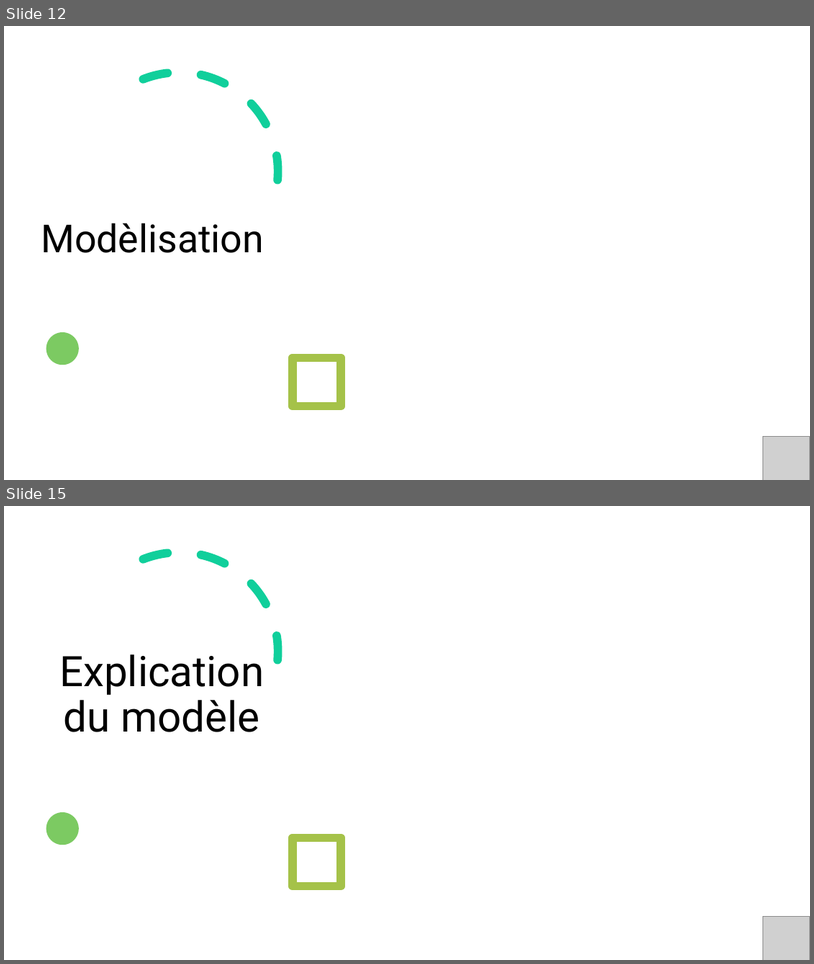
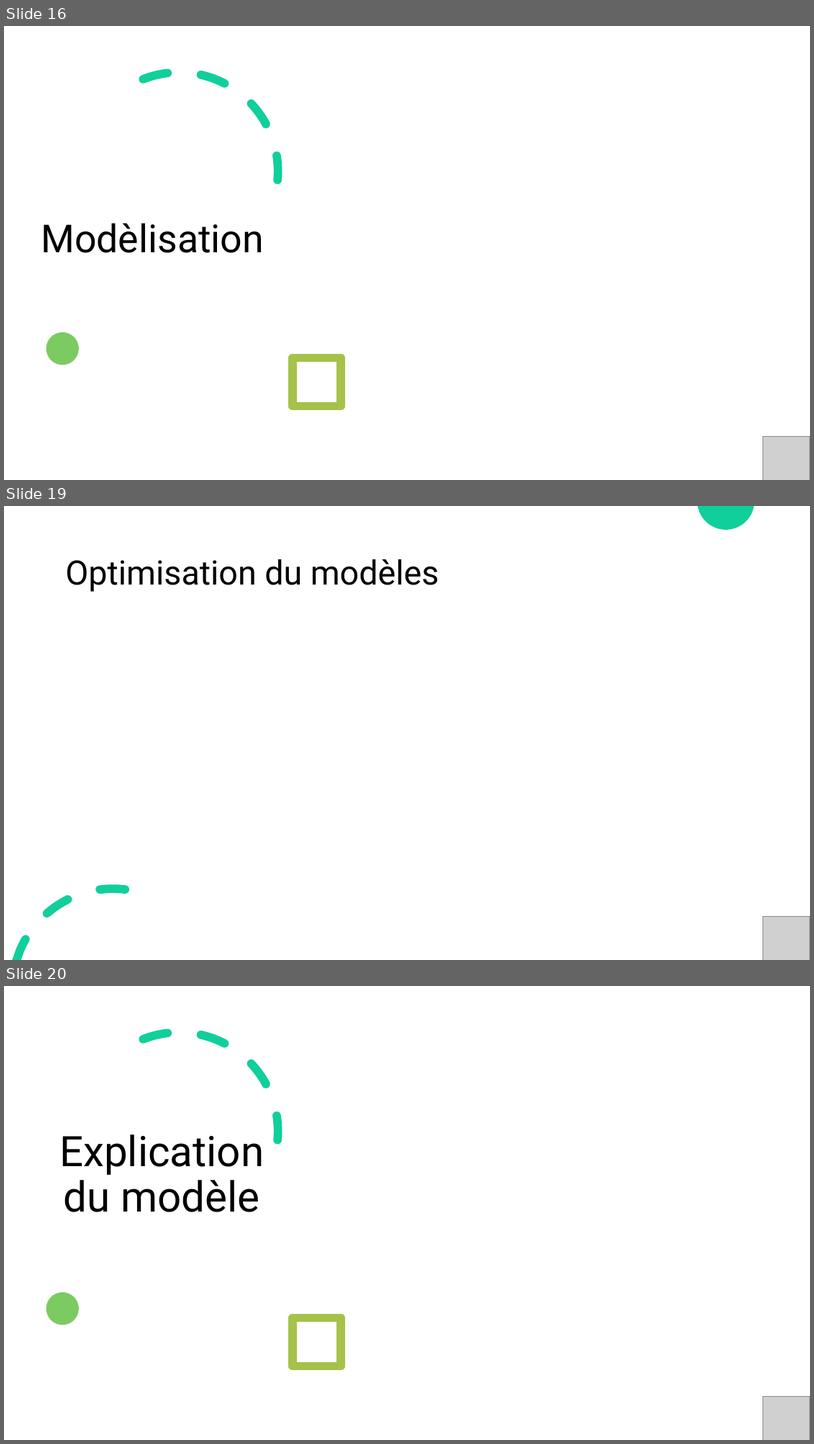
Before and after one commit to Seb-IX/Projet_4, a slide deck: Présentation/P04_02_presentation.pptx. Shown one above the other, each under a label of ours: slides 12 and 15 before the commit, slides 16, 19 and 20 after it; the slides between them are not shown. The pictures are 814x964 and 814x1444 pixels, drawn with LibreOffice and Linux fonts; fonts in the diff are those of the drawing; grey boxes stand for pictures; background and template pictures are left out. Boxes give left, top, right and bottom in pixels: in the first picture for what was removed or moved away, otherwise in the second. Text is boxed around its words. In the diff, an @@ line names an element or a change of style, - is before the commit and + after.

```diff
--- a/Présentation/P04_02_presentation.pptx
+++ b/Présentation/P04_02_presentation.pptx
@@ slide 19 added at [4,506,810,960], background #FFFFFF; not listed: 2 template elements that a slide beside it also shows @@
@@ title added at [65,559,440,592], 40 pt, text #000000 @@
+Optimisation du modèles
@@ picture added at [763,917,810,960] @@
@@ what was slide 12 is now slide 16 @@
@@ what was slide 15 is now slide 20 @@
```
Also in this commit, not shown: 1 slide changed, 12 other slides added, 7 slides removed, 3 other files.
